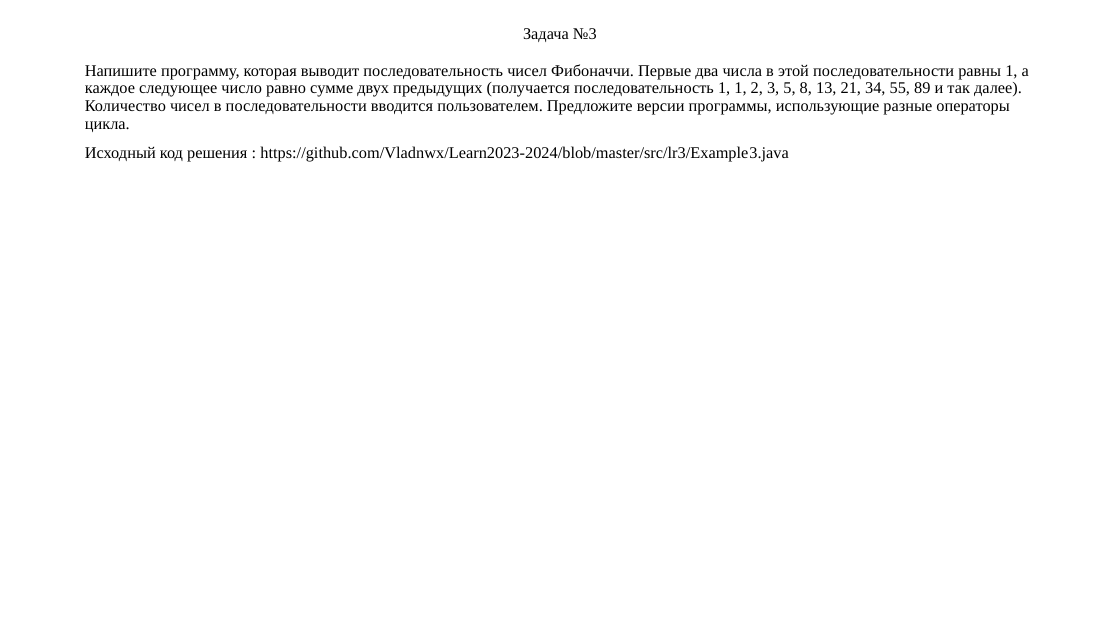
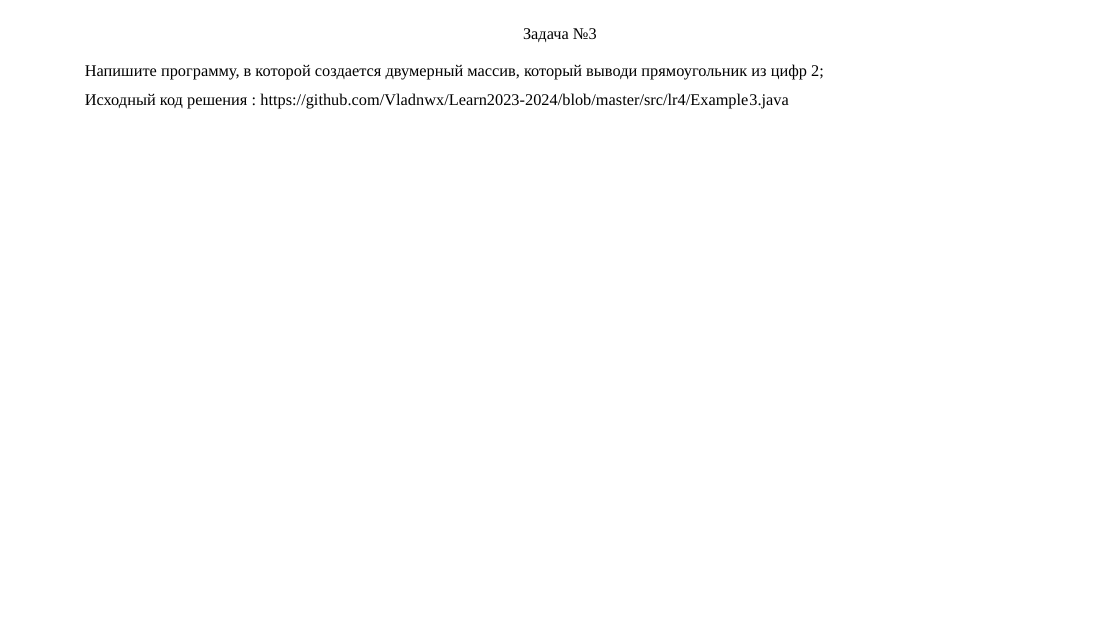
Before and after one commit to Vladnwx/Learn2023-2024, a slide deck: slide 5 of src/lr4/РИЗ-130916у Савельев В.Н. Отчет о выполнении ЛР4.pptx. Drawn at 1120x630 pixels with LibreOffice and Linux fonts; fonts in the diff are those of the drawing. Boxes give left, top, right and bottom in pixels: in the first picture for what was removed or moved away, otherwise in the second. Text is boxed around its words. In the diff, an @@ line names an element or a change of style, - is before the commit and + after.

```diff
--- a/src/lr4/РИЗ-130916у Савельев В.Н. Отчет о выполнении ЛР4.pptx
+++ b/src/lr4/РИЗ-130916у Савельев В.Н. Отчет о выполнении ЛР4.pptx
@@ text at (85, 64, 824, 109): text changed @@
-Напишите программу, которая выводит последовательность чисел Фибоначчи. Первые два числа в этой последовательности равны 1, а каждое следующее число равно сумме двух предыдущих (получается последовательность 1, 1, 2, 3, 5, 8, 13, 21, 34, 55, 89 и так далее). Количество чисел в последовательности вводится пользователем. Предложите версии программы, использующие разные операторы цикла.
-Исходный код решения : https://github.com/Vladnwx/Learn2023-2024/blob/master/src/lr3/Example3.java
+Напишите программу, в которой создается двумерный массив, который выводи прямоугольник из цифр 2;
+Исходный код решения : https://github.com/Vladnwx/Learn2023-2024/blob/master/src/lr4/Example3.java
```
Also in this commit, not shown: 10 other slides changed, 1 slide removed.
